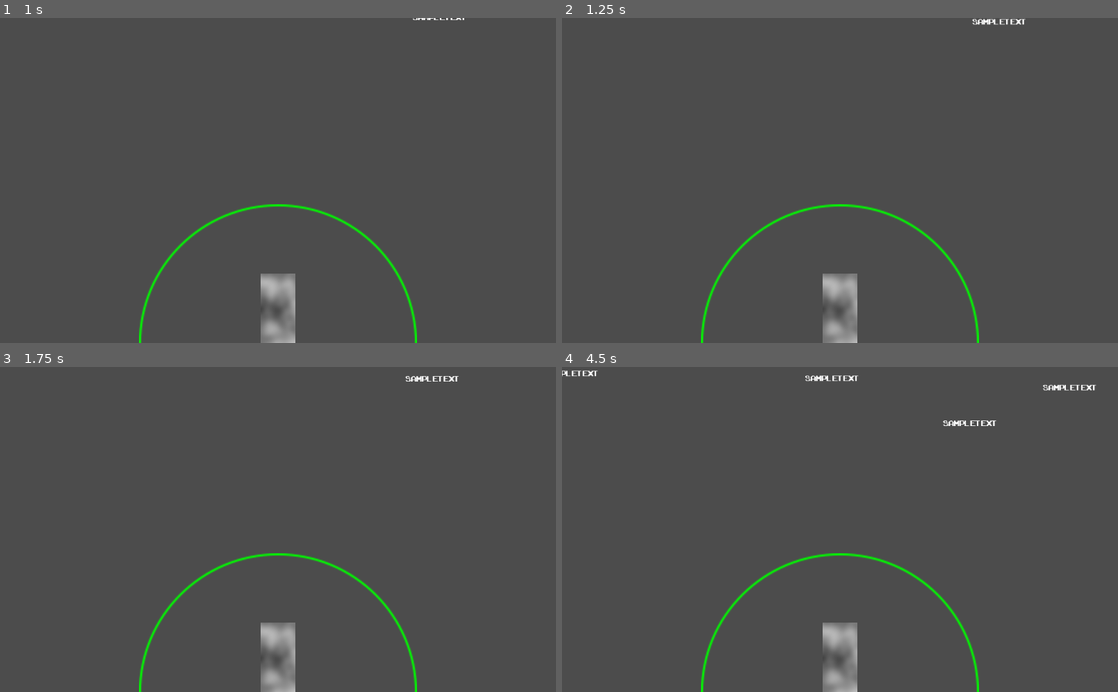
Above: before the commit, frames 1-4 (two rows, left to right).
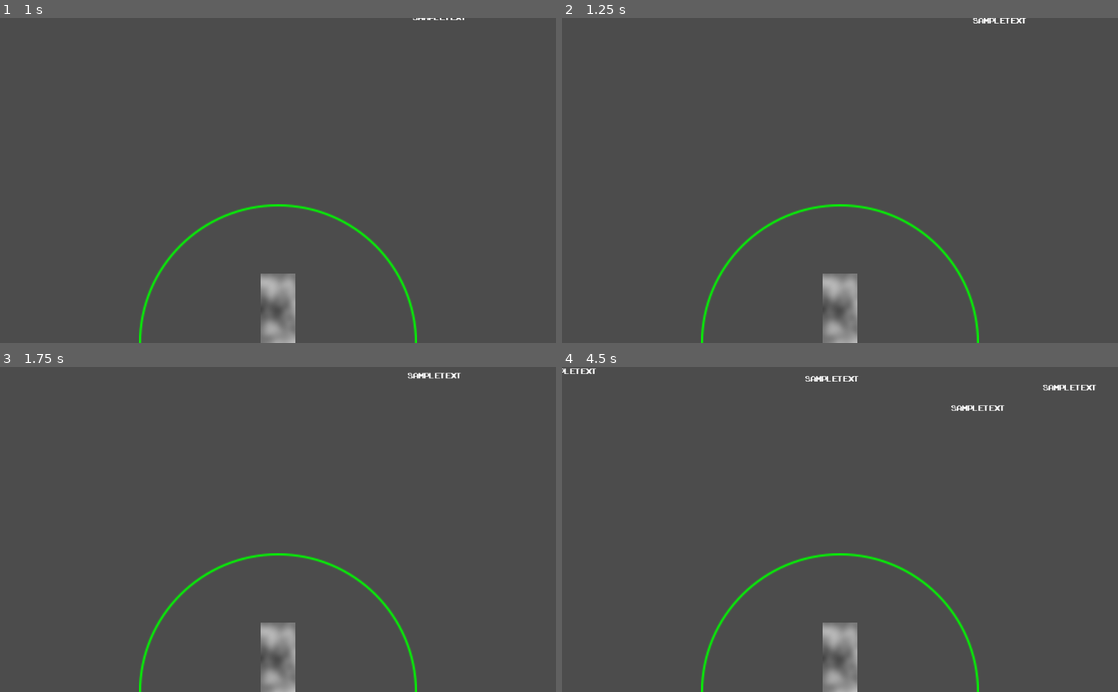
Above: after the commit, the same moments.

Repository: Rumari/GGJ-2021
Game: Godot game, scene res://levels/memory/memory.tscn
Same seed, same stepped clock (60 frames per second), same inputs: the game is played once before the commit and once after it. The project has no main scene, so this scene is started directly.
Inputs:
- Up to frame 1 (1 s): tap Enter at 0.5 s
- Up to frame 2 (1.25 s): no input
- Up to frame 3 (1.75 s): no input
- Up to frame 4 (4.5 s): no input

Frame 1 is identical in both runs. In frame 2, 0.1% of the frame differs, in the area x 73-84%, y 0-3%; in frame 3, 0.2%; in frame 4, 0.4%, in the area x 0-80%, y 0-19%.

Commit message:
collisions

Diff:
--- a/levels/memory/memory.tscn
+++ b/levels/memory/memory.tscn
@@ -6,7 +6,7 @@
 [node name="Memory" type="Node2D"]
 script = ExtResource( 4 )
 average_bullet_velocity = 20.0
-velocity_bound = 0.7
+velocity_bound = 0.25
 
 [node name="Player" parent="." instance=ExtResource( 2 )]
 
--- a/levels/memory/player.gd
+++ b/levels/memory/player.gd
@@ -7,14 +7,15 @@
 var health
 
 func _ready():
-	health = 3
-	$Shield.texture = shield_textures[health - 1]
+    health = 3
+    $Shield.texture = shield_textures[health - 1]
 
 func get_rect():
-	return $Sprite.get_rect()
+    return $Sprite.get_rect()
 
 func damage():
-	health -= 1
-	if health == 0:
-		emit_signal("game_over")
-	$Shield.texture = shield_textures[health - 1]
+    health -= 1
+    if health == 0:
+        emit_signal("game_over")
+        get_parent().queue_free()
+    $Shield.texture = shield_textures[health - 1]
--- a/levels/memory/player.tscn
+++ b/levels/memory/player.tscn
@@ -1,23 +1,30 @@
-[gd_scene load_steps=7 format=2]
+[gd_scene load_steps=8 format=2]
 
 [ext_resource path="res://levels/memory/player.gd" type="Script" id=1]
 [ext_resource path="res://levels/memory/shield_high.png" type="Texture" id=2]
 [ext_resource path="res://levels/memory/shield_low.png" type="Texture" id=3]
 [ext_resource path="res://levels/memory/shield_medium.png" type="Texture" id=4]
 
-[sub_resource type="OpenSimplexNoise" id=1]
+[sub_resource type="CircleShape2D" id=1]
+radius = 254.0
 
-[sub_resource type="NoiseTexture" id=2]
+[sub_resource type="OpenSimplexNoise" id=2]
+
+[sub_resource type="NoiseTexture" id=3]
 width = 64
 height = 128
-noise = SubResource( 1 )
+noise = SubResource( 2 )
 
-[node name="Player" type="Node2D"]
+[node name="Player" type="Area2D"]
 script = ExtResource( 1 )
 shield_textures = [ ExtResource( 3 ), ExtResource( 4 ), ExtResource( 2 ) ]
 
+[node name="CollisionShape2D" type="CollisionShape2D" parent="."]
+position = Vector2( 0, 64 )
+shape = SubResource( 1 )
+
 [node name="Sprite" type="Sprite" parent="."]
-texture = SubResource( 2 )
+texture = SubResource( 3 )
 
 [node name="Shield" type="Sprite" parent="."]
 scale = Vector2( 2, 2 )
--- a/levels/memory/text_bullet.gd
+++ b/levels/memory/text_bullet.gd
@@ -28,3 +28,7 @@
     else:
         $Text/Begin.text = text.substr(0, progress)
         $Text/End.text = text.substr(progress)
+
+func _on_area_entered(area):
+    area.damage()
+    queue_free()
--- a/levels/memory/text_bullet.tscn
+++ b/levels/memory/text_bullet.tscn
@@ -1,7 +1,10 @@
-[gd_scene load_steps=5 format=2]
+[gd_scene load_steps=6 format=2]
 
 [ext_resource path="res://levels/memory/text_bullet.gd" type="Script" id=1]
 [ext_resource path="res://arcadeclassic.ttf" type="DynamicFontData" id=2]
+
+[sub_resource type="CircleShape2D" id=3]
+radius = 4.0
 
 [sub_resource type="DynamicFont" id=1]
 extra_spacing_top = 3
@@ -11,9 +14,13 @@
 size = 19
 font_data = ExtResource( 2 )
 
-[node name="TextBullet" type="Node2D"]
+[node name="TextBullet" type="Area2D"]
+collision_mask = 0
 script = ExtResource( 1 )
 text = "SampleText"
+
+[node name="CollisionShape2D" type="CollisionShape2D" parent="."]
+shape = SubResource( 3 )
 
 [node name="Text" type="HBoxContainer" parent="."]
 anchor_left = 0.5
@@ -51,3 +58,4 @@
 __meta__ = {
 "_edit_use_anchors_": false
 }
+[connection signal="area_entered" from="." to="." method="_on_area_entered"]
